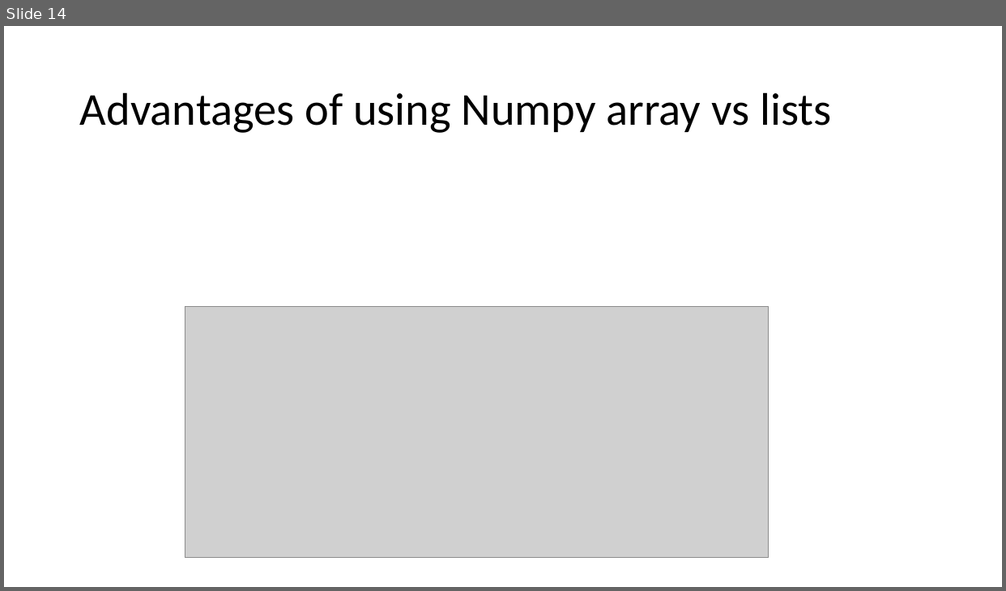
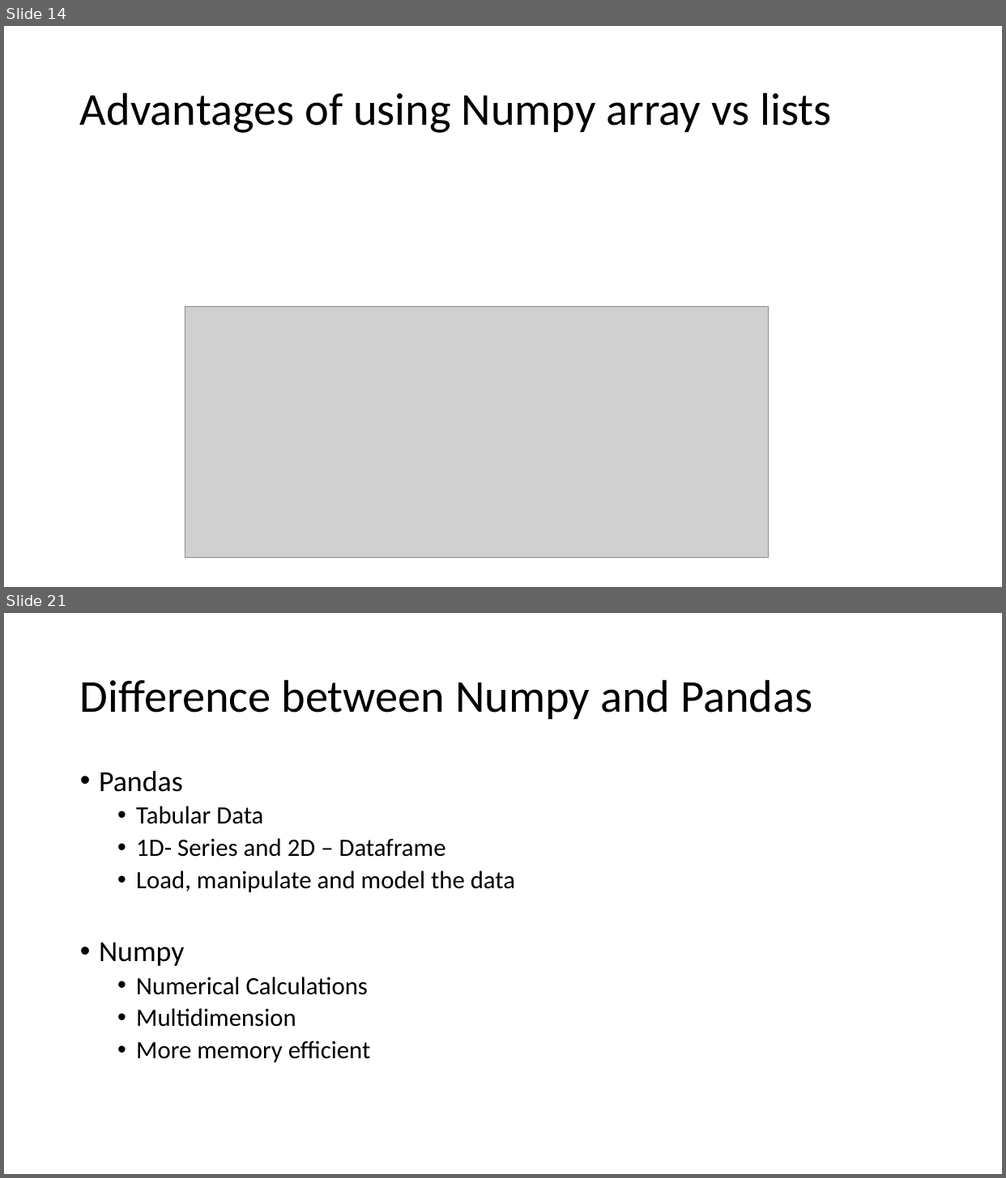
Before and after one commit to edyoda/DS290922A, a slide deck: EDYODA_DW/slides/Class1.pptx. Shown one above the other, each under a label of ours: slide 14 before the commit, slides 14 and 21 after it; the slides between them are not shown. The pictures are 1006x591 and 1006x1178 pixels, drawn with LibreOffice and Linux fonts; fonts in the diff are those of the drawing; grey boxes stand for pictures. Boxes give left, top, right and bottom in pixels: in the first picture for what was removed or moved away, otherwise in the second. Text is boxed around its words. In the diff, an @@ line names an element or a change of style, - is before the commit and + after.

Commit message:
slides till pandas with notebooks

```diff
--- a/EDYODA_DW/slides/Class1.pptx
+++ b/EDYODA_DW/slides/Class1.pptx
@@ slide 21 added at [4,613,1002,1174], background #FFFFFF @@
@@ title added at [80,679,812,719], 44 pt, text #000000 @@
+Difference between Numpy and Pandas
@@ text added at [99,771,515,1063], 24 pt, text #000000 @@
+• Pandas
+  • Tabular Data
+  • 1D- Series and 2D – Dataframe
+  • Load, manipulate and model the data
+• Numpy
+  • Numerical Calculations
+  • Multidimension
+  • More memory efficient
```
Also in this commit, not shown: 6 other slides added, 6 other files.
